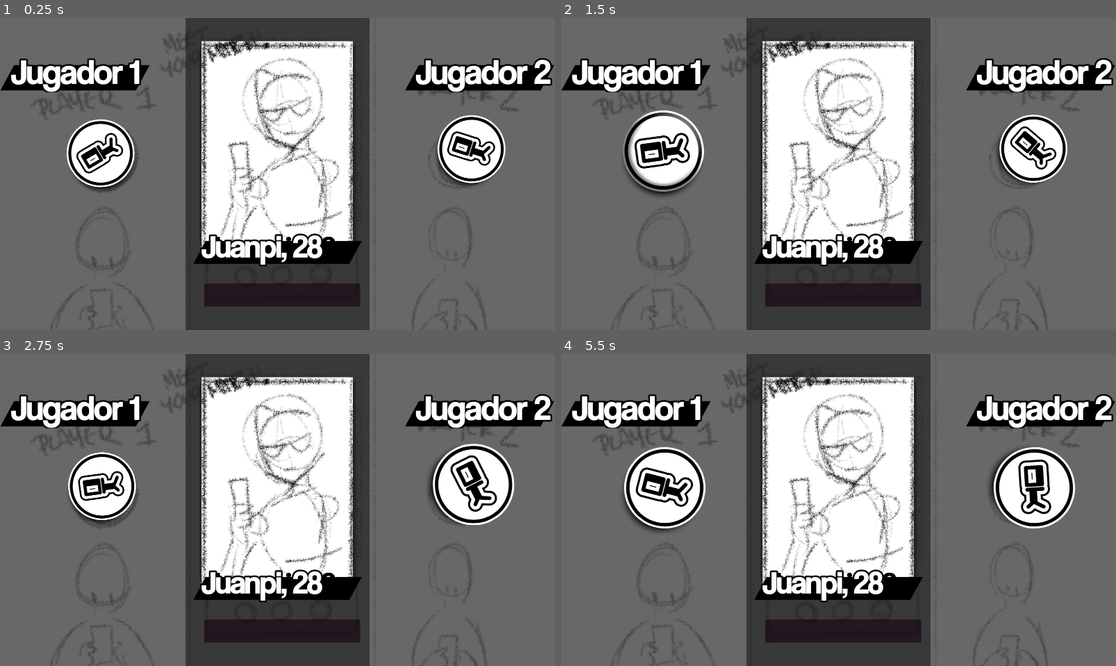
Above: before the commit, frames 1-4 (two rows, left to right).
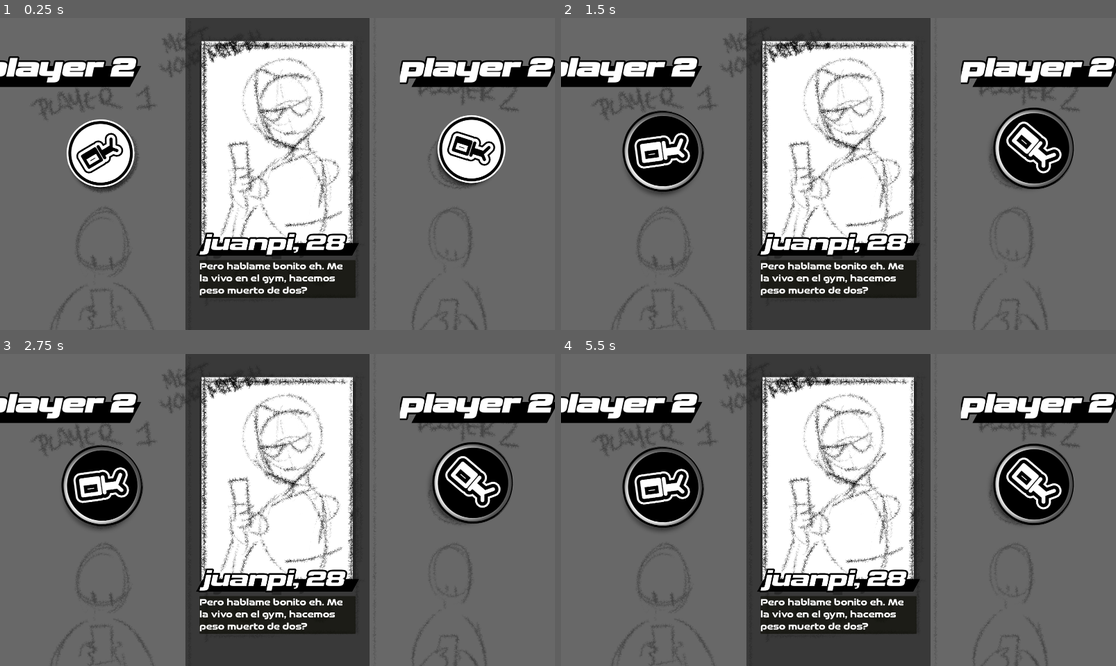
Above: after the commit, the same moments.

Repository: RNGSSB/bubble-tinder
Game: Godot game, scene res://base_ui.tscn
Same seed, same stepped clock (60 frames per second), same inputs: the game is played once before the commit and once after it. This scene is started directly instead of the project's main scene.
Inputs (mouse positions are in pixels of both pictures, inside the frame that each line leads up to):
- Up to frame 1 (0.25 s): no input
- Up to frame 2 (1.5 s): click (1032, 149) at 0.5 s; click (660, 155) at 1.25 s
- Up to frame 3 (2.75 s): tap Enter (ui_accept) at 2, 2.27 s; move the mouse to (399, 494) at 2.02 s; hold Right (ui_right) from 2.03 s (still down); hold F from 2.03 s (still down); click (399, 494) at 2.17 s
- Up to frame 4 (5.5 s): release Right (ui_right) at 2.75 s; release F at 2.75 s; drag from (727, 525) to (810, 572) at 2.77 s; move the mouse to (894, 441) at 3.52 s; hold Right (ui_right) 3.53-4.25 s; tap Space at 3.6 s; click (894, 441) at 3.67 s; drag from (810, 572) to (672, 463) at 4.27 s; move the mouse to (1005, 556) at 5.02 s; hold Left (ui_left) from 5.03 s (still down); hold Q from 5.03 s (still down); click (1005, 556) at 5.17 s; tap Enter (ui_accept) at 5.27 s

The runs differ from the first frame. In frame 1, 8.4% of the frame differs, in the area x 0-100%, y 12-93%; in frame 2, 14%; in frame 3, 13%; in frame 4, 14%.

Commit message:
UI progress

Diff:
--- a/bubble-tinder/base_ui.tscn
+++ b/bubble-tinder/base_ui.tscn
@@ -1,7 +1,8 @@
-[gd_scene load_steps=9 format=3 uid="uid://ba1qnw1tfjmag"]
+[gd_scene load_steps=10 format=3 uid="uid://ba1qnw1tfjmag"]
 
 [ext_resource type="Texture2D" uid="uid://3me3yn4dqued" path="res://ui/mockups/setup.png" id="1_c5ms0"]
 [ext_resource type="Texture2D" uid="uid://u7xychm3oum3" path="res://ui/mockups/match_image.png" id="2_7rlck"]
+[ext_resource type="Theme" uid="uid://dj865biutyflw" path="res://match_description.tres" id="3_2dgx5"]
 [ext_resource type="Theme" uid="uid://c0xwktvuwulf1" path="res://name_panel_theme_UI.tres" id="3_flqtg"]
 [ext_resource type="Theme" uid="uid://ilmfrrwb4kap" path="res://theme_UI.tres" id="4_bm71p"]
 [ext_resource type="Texture2D" uid="uid://b30imwkp8if5x" path="res://ui/imgs/ok_button.png" id="5_ph6eg"]
@@ -123,23 +124,33 @@
 grow_horizontal = 2
 grow_vertical = 2
 
-[node name="PanelContainer2" type="PanelContainer" parent="Center Column/Text and Emojis"]
-modulate = Color(0.858824, 0, 0.631373, 1)
-layout_mode = 2
-offset_left = 16.0
-offset_top = 165.0
-offset_right = 556.0
-offset_bottom = 245.0
+[node name="Descripcion" type="PanelContainer" parent="Center Column/Text and Emojis"]
+self_modulate = Color(0.320857, 0.350516, 9.62615e-08, 1)
+layout_mode = 1
+anchors_preset = 8
+anchor_left = 0.5
+anchor_top = 0.5
+anchor_right = 0.5
+anchor_bottom = 0.5
+offset_left = -270.0
+offset_top = -22.0
+offset_right = 270.0
+offset_bottom = 109.0
 grow_horizontal = 2
 grow_vertical = 2
 size_flags_vertical = 3
 size_flags_stretch_ratio = 1.54
 
+[node name="RichTextLabel" type="RichTextLabel" parent="Center Column/Text and Emojis/Descripcion"]
+layout_mode = 2
+theme = ExtResource("3_2dgx5")
+text = "Pero hablame bonito eh. Me la vivo en el gym, hacemos peso muerto de dos?"
+
 [node name="Name Box" type="Panel" parent="Center Column/Text and Emojis"]
 layout_mode = 2
-offset_top = 18.0
+offset_top = 25.0
 offset_right = 540.0
-offset_bottom = 97.0
+offset_bottom = 69.0
 grow_horizontal = 2
 grow_vertical = 2
 size_flags_vertical = 3
@@ -153,58 +164,54 @@
 anchor_top = 0.5
 anchor_right = 0.5
 anchor_bottom = 0.5
-offset_left = -263.0
-offset_top = -88.5
-offset_right = 263.0
-offset_bottom = 45.5
+offset_left = -257.0
+offset_top = -69.0
+offset_right = 337.0
+offset_bottom = 65.0
 grow_horizontal = 2
 grow_vertical = 2
 size_flags_vertical = 4
 theme = ExtResource("4_bm71p")
 bbcode_enabled = true
-text = "[b]Juanpi, 28"
+text = "[b]juanpi, 28"
 fit_content = true
 
-[node name="Panel" type="Panel" parent="."]
-layout_mode = 0
-offset_left = 25.0
-offset_top = 163.0
-offset_right = 494.0
-offset_bottom = 251.0
+[node name="Player 1" type="Control" parent="."]
+layout_mode = 1
+anchors_preset = 15
+anchor_right = 1.0
+anchor_bottom = 1.0
+grow_horizontal = 2
+grow_vertical = 2
+
+[node name="player 1" type="Panel" parent="Player 1"]
+layout_mode = 1
+anchors_preset = 4
+anchor_top = 0.5
+anchor_bottom = 0.5
+offset_top = -374.0
+offset_right = 469.0
+offset_bottom = -301.0
+grow_vertical = 2
 theme = ExtResource("3_flqtg")
 
-[node name="RichTextLabel" type="RichTextLabel" parent="Panel"]
-layout_mode = 1
-anchors_preset = 15
-anchor_right = 1.0
-anchor_bottom = 1.0
-offset_left = 12.8023
-offset_top = -40.0512
-offset_right = 96.8022
-offset_bottom = -5.05125
+[node name="RichTextLabel" type="RichTextLabel" parent="Player 1/player 1"]
+layout_mode = 1
+anchors_preset = 15
+anchor_right = 1.0
+anchor_bottom = 1.0
+offset_left = -60.0
+offset_top = -50.0
+offset_right = 265.0
+offset_bottom = 24.0
 grow_horizontal = 2
 grow_vertical = 2
 theme = ExtResource("4_bm71p")
 bbcode_enabled = true
-text = "[font_size=120]Jugador 1"
+text = "player 2"
 fit_content = true
 
-[node name="TextureButton2" type="TextureButton" parent="."]
-offset_left = 1500.0
-offset_top = 336.0
-offset_right = 1747.0
-offset_bottom = 596.0
-rotation = 0.490438
-pivot_offset = Vector2(123, 130)
-texture_normal = ExtResource("5_ph6eg")
-texture_pressed = ExtResource("6_iw2c1")
-texture_hover = ExtResource("7_cfysx")
-
-[node name="up down animation" type="Node" parent="TextureButton2"]
-script = ExtResource("6_1dlkx")
-onpress_rotation = 0.4
-
-[node name="TextureButton" type="TextureButton" parent="."]
+[node name="TextureButton" type="TextureButton" parent="Player 1"]
 layout_mode = 0
 offset_left = 227.0
 offset_top = 353.0
@@ -212,40 +219,74 @@
 offset_bottom = 613.0
 rotation = -0.352507
 pivot_offset = Vector2(123, 130)
+keep_pressed_outside = true
 texture_normal = ExtResource("5_ph6eg")
 texture_pressed = ExtResource("6_iw2c1")
 texture_hover = ExtResource("7_cfysx")
-
-[node name="up down animation" type="Node" parent="TextureButton"]
+texture_disabled = ExtResource("6_iw2c1")
+stretch_mode = 5
+
+[node name="up down animation" type="Node" parent="Player 1/TextureButton"]
 script = ExtResource("6_1dlkx")
 onpress_rotation = 0.4
 
-[node name="Panel2" type="Panel" parent="."]
-offset_left = 1425.0
-offset_top = 163.0
-offset_right = 1894.0
-offset_bottom = 251.0
+[node name="Player 2" type="Control" parent="."]
+anchors_preset = 0
+offset_right = 40.0
+offset_bottom = 40.0
+
+[node name="TextureButton2" type="TextureButton" parent="Player 2"]
+offset_left = 1500.0
+offset_top = 336.0
+offset_right = 1747.0
+offset_bottom = 596.0
+rotation = 0.490438
+pivot_offset = Vector2(123, 130)
+keep_pressed_outside = true
+texture_normal = ExtResource("5_ph6eg")
+texture_pressed = ExtResource("6_iw2c1")
+texture_hover = ExtResource("7_cfysx")
+texture_disabled = ExtResource("6_iw2c1")
+stretch_mode = 5
+
+[node name="up down animation" type="Node" parent="Player 2/TextureButton2"]
+script = ExtResource("6_1dlkx")
+onpress_rotation = 0.4
+
+[node name="player 2" type="Panel" parent="Player 2"]
+layout_mode = 1
+anchors_preset = 6
+anchor_left = 1.0
+anchor_top = 0.5
+anchor_right = 1.0
+anchor_bottom = 0.5
+offset_left = 1403.0
+offset_top = 146.0
+offset_right = 1872.0
+offset_bottom = 219.0
+grow_horizontal = 0
+grow_vertical = 2
 theme = ExtResource("3_flqtg")
 
-[node name="RichTextLabel" type="RichTextLabel" parent="Panel2"]
-layout_mode = 1
-anchors_preset = 15
-anchor_right = 1.0
-anchor_bottom = 1.0
-offset_left = 12.8023
-offset_top = -40.0512
-offset_right = 96.8022
-offset_bottom = -5.05125
+[node name="RichTextLabel" type="RichTextLabel" parent="Player 2/player 2"]
+layout_mode = 1
+anchors_preset = 15
+anchor_right = 1.0
+anchor_bottom = 1.0
+offset_left = -60.0
+offset_top = -50.0
+offset_right = 265.0
+offset_bottom = 24.0
 grow_horizontal = 2
 grow_vertical = 2
 theme = ExtResource("4_bm71p")
 bbcode_enabled = true
-text = "[font_size=120]Jugador 2"
+text = "player 2"
 fit_content = true
 
-[connection signal="mouse_entered" from="TextureButton2" to="TextureButton2/up down animation" method="_on_button_hover_anim"]
-[connection signal="mouse_exited" from="TextureButton2" to="TextureButton2/up down animation" method="_on_button_unhover_anim"]
-[connection signal="pressed" from="TextureButton2" to="TextureButton2/up down animation" method="_on_button_press_anim"]
-[connection signal="mouse_entered" from="TextureButton" to="TextureButton/up down animation" method="_on_button_hover_anim"]
-[connection signal="mouse_exited" from="TextureButton" to="TextureButton/up down animation" method="_on_button_unhover_anim"]
-[connection signal="pressed" from="TextureButton" to="TextureButton/up down animation" method="_on_button_press_anim"]
+[connection signal="mouse_entered" from="Player 1/TextureButton" to="Player 1/TextureButton/up down animation" method="_on_button_hover_anim"]
+[connection signal="mouse_exited" from="Player 1/TextureButton" to="Player 1/TextureButton/up down animation" method="_on_button_unhover_anim"]
+[connection signal="pressed" from="Player 1/TextureButton" to="Player 1/TextureButton/up down animation" method="_on_button_press_anim"]
+[connection signal="mouse_entered" from="Player 2/TextureButton2" to="Player 2/TextureButton2/up down animation" method="_on_button_hover_anim"]
+[connection signal="mouse_exited" from="Player 2/TextureButton2" to="Player 2/TextureButton2/up down animation" method="_on_button_unhover_anim"]
+[connection signal="pressed" from="Player 2/TextureButton2" to="Player 2/TextureButton2/up down animation" method="_on_button_press_anim"]
--- a/bubble-tinder/match_description.tres
+++ b/bubble-tinder/match_description.tres
@@ -1,3 +1,10 @@
-[gd_resource type="Theme" format=3 uid="uid://dj865biutyflw"]
+[gd_resource type="Theme" load_steps=3 format=3 uid="uid://dj865biutyflw"]
+
+[ext_resource type="FontFile" uid="uid://yht8u8g5vld6" path="res://ui/fonts/good timing bd.otf" id="1_bsvko"]
+
+[sub_resource type="FontVariation" id="FontVariation_coe0a"]
+base_font = ExtResource("1_bsvko")
 
 [resource]
+RichTextLabel/font_sizes/normal_font_size = 34
+RichTextLabel/fonts/normal_font = SubResource("FontVariation_coe0a")
--- a/bubble-tinder/ok_button_anim.gd
+++ b/bubble-tinder/ok_button_anim.gd
@@ -16,15 +16,17 @@
 	t.tween_property(get_parent(), "scale", Vector2(1.05, 1.05), 0.1).set_trans(Tween.TRANS_BOUNCE).set_ease(Tween.EASE_OUT)
 func _on_button_unhover_anim():
 	var t = create_tween()
-	t.tween_property(get_parent(), "scale", Vector2(1.0, 1.0), 0.1).set_trans(Tween.TRANS_BOUNCE).set_ease(Tween.EASE_OUT)
+	if get_parent().disabled == false:
+		t.tween_property(get_parent(), "scale", Vector2(1.0, 1.0), 0.1).set_trans(Tween.TRANS_BOUNCE).set_ease(Tween.EASE_OUT)
 
 
 func _on_button_press_anim():
 	var t = create_tween()
+	get_parent().disabled = true
+	get_parent().mouse_filter = Control.MOUSE_FILTER_IGNORE
 	t.tween_property(get_parent(), "scale", Vector2(1.2, 1.2), 0.1).set_trans(Tween.TRANS_BACK).set_ease(Tween.EASE_OUT)
 	t.set_parallel()
 	t.tween_property(get_parent(), "rotation", onpress_rotation, 0.2).set_trans(Tween.TRANS_CIRC).set_ease(Tween.EASE_OUT).as_relative()
-
 # Called every frame. 'delta' is the elapsed time since the previous frame.
 func _process(delta: float) -> void:
 	pass
--- a/bubble-tinder/theme_UI.tres
+++ b/bubble-tinder/theme_UI.tres
@@ -1,15 +1,15 @@
 [gd_resource type="Theme" load_steps=4 format=3 uid="uid://ilmfrrwb4kap"]
 
-[ext_resource type="FontFile" uid="uid://osy3lswlqjww" path="res://ui/fonts/Coolvetica Rg.otf" id="1_jwo4i"]
+[ext_resource type="FontFile" uid="uid://bp3c2cmvravav" path="res://ui/fonts/Vipnagorgialla Bd It.otf" id="1_vhcum"]
 
 [sub_resource type="FontVariation" id="FontVariation_ytfpp"]
-base_font = ExtResource("1_jwo4i")
-variation_embolden = 0.28
+base_font = ExtResource("1_vhcum")
+variation_embolden = -0.27
 spacing_glyph = -3
 
 [sub_resource type="FontVariation" id="FontVariation_o3xkh"]
-base_font = ExtResource("1_jwo4i")
-variation_embolden = 0.2
+base_font = ExtResource("1_vhcum")
+variation_embolden = 0.29
 spacing_glyph = -3
 
 [resource]
@@ -17,7 +17,7 @@
 RichTextLabel/constants/outline_size = 23
 RichTextLabel/constants/table_v_separation = -3
 RichTextLabel/constants/text_highlight_v_padding = -2
-RichTextLabel/font_sizes/bold_font_size = 109
-RichTextLabel/font_sizes/normal_font_size = 60
+RichTextLabel/font_sizes/bold_font_size = 78
+RichTextLabel/font_sizes/normal_font_size = 96
 RichTextLabel/fonts/bold_font = SubResource("FontVariation_ytfpp")
 RichTextLabel/fonts/normal_font = SubResource("FontVariation_o3xkh")
